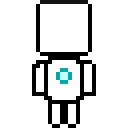
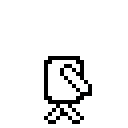
Revision of a layered 128px x 128px image; what changed, layer by layer:
hid "Head" over 36, 0, 92, 56
hid "L-Arm" over 32, 60, 44, 96
hid "L-Leg" over 48, 104, 64, 128
hid "R-Leg" over 64, 104, 80, 128
hid "R-Arm" over 84, 60, 96, 96
hid "ChestSymbol", painted on it over 56, 68, 72, 84
added layer "Leg side L" above "Leg side R" over 56, 104, 84, 124
added layer "Leg side R" above "Arm side L" over 44, 104, 72, 124
added layer "Arm side R" above "Body" over 60, 64, 92, 92
